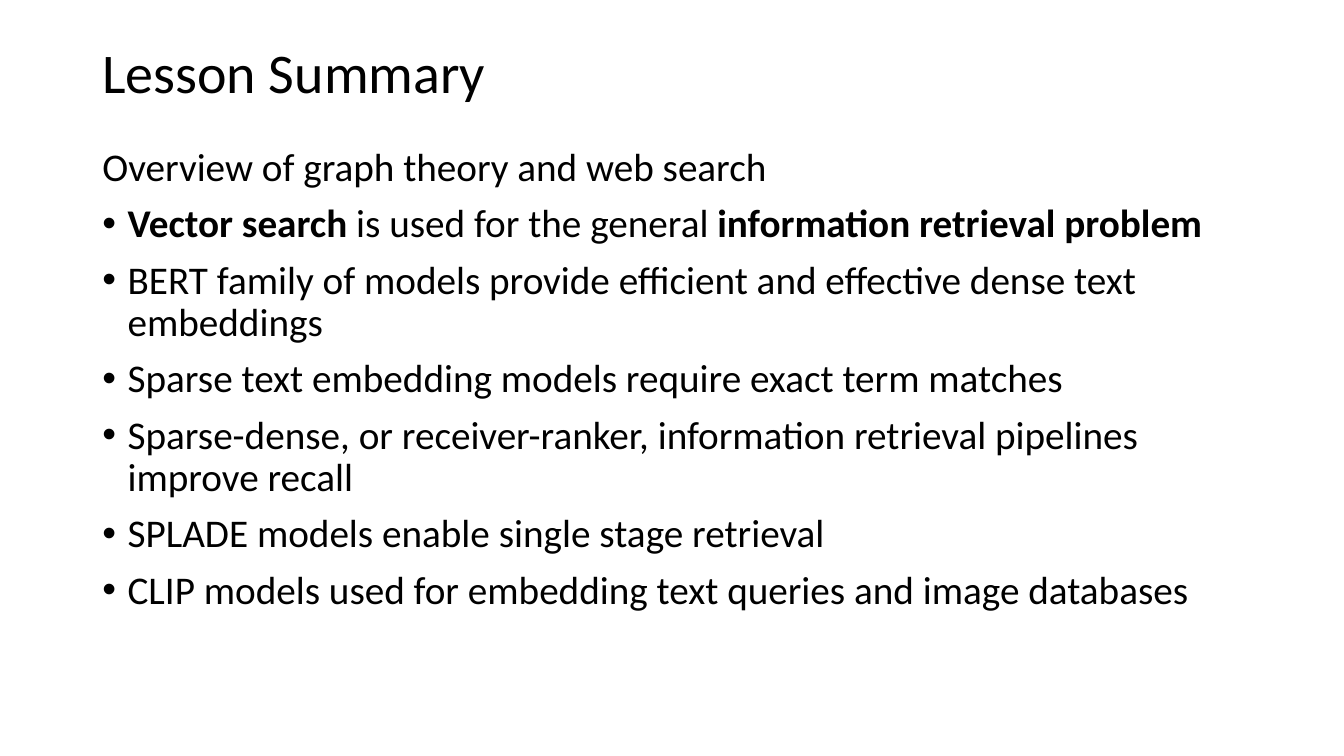
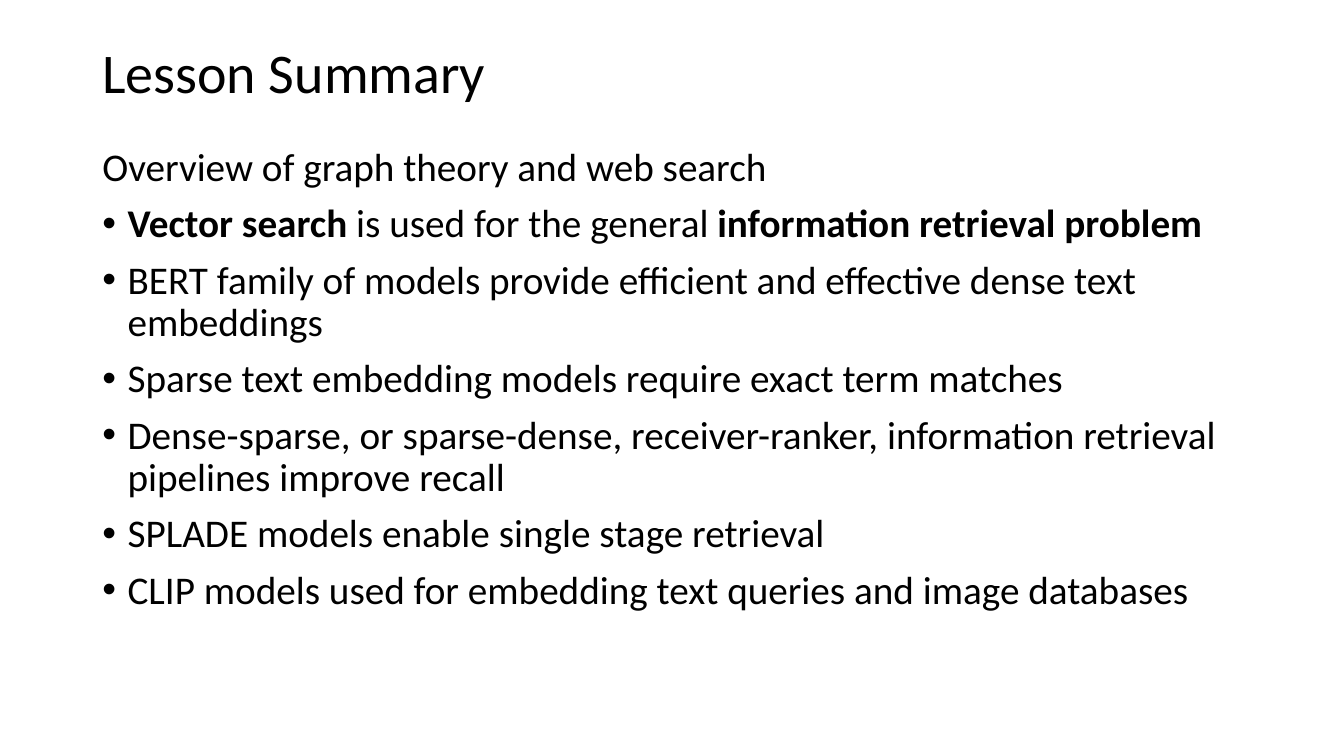
Before and after one commit to harelgabainew/school1, a slide deck: slide 63 of slides/6_InformationRetrievalSearch.pptx (slide 61 before the commit). Drawn at 1344x756 pixels with LibreOffice and Linux fonts; fonts in the diff are those of the drawing. Boxes give left, top, right and bottom in pixels: in the first picture for what was removed or moved away, otherwise in the second. Text is boxed around its words. In the diff, an @@ line names an element or a change of style, - is before the commit and + after.

```diff
--- a/slides/6_InformationRetrievalSearch.pptx
+++ b/slides/6_InformationRetrievalSearch.pptx
@@ text at bbox=[128, 421, 1215, 498]: text changed @@
-• Sparse-dense, or receiver-ranker, information retrieval pipelines improve recall
+• Dense-sparse, or sparse-dense, receiver-ranker, information retrieval pipelines improve recall
```
Also in this commit, not shown: 10 other slides changed, 2 slides added.
